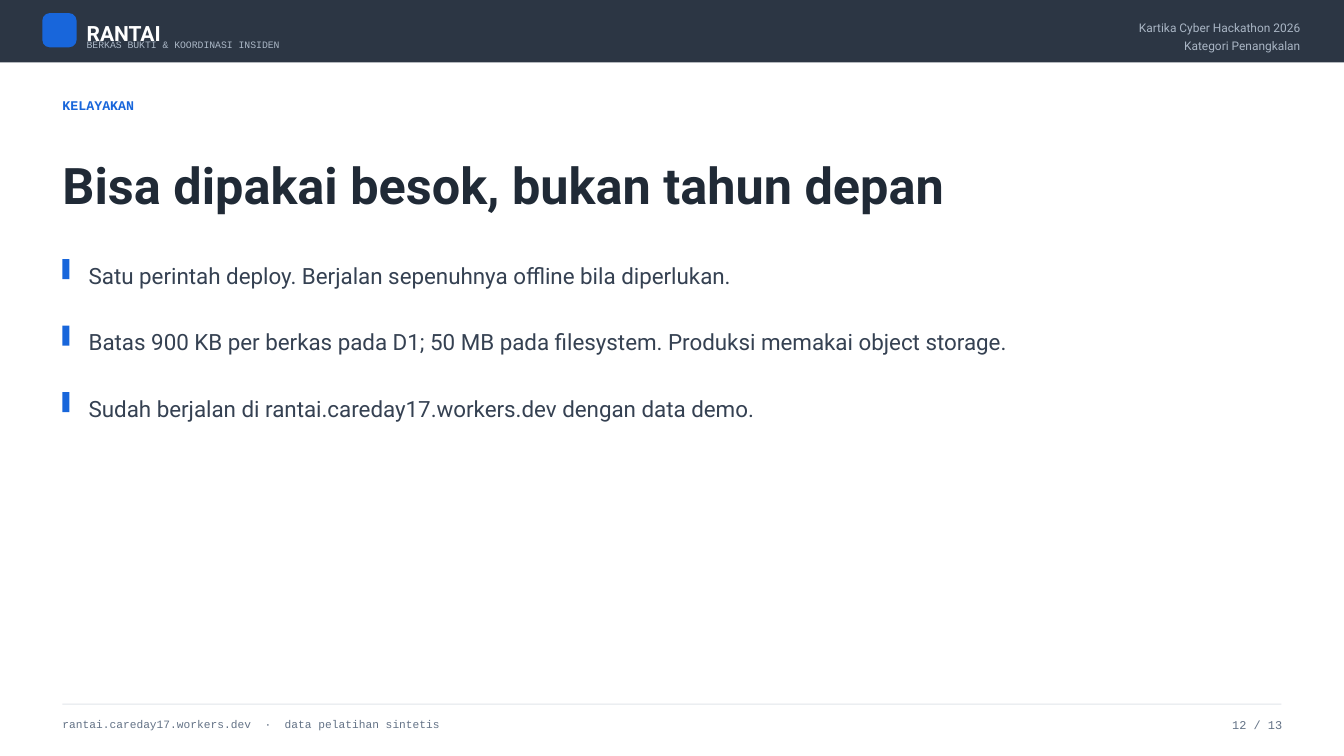
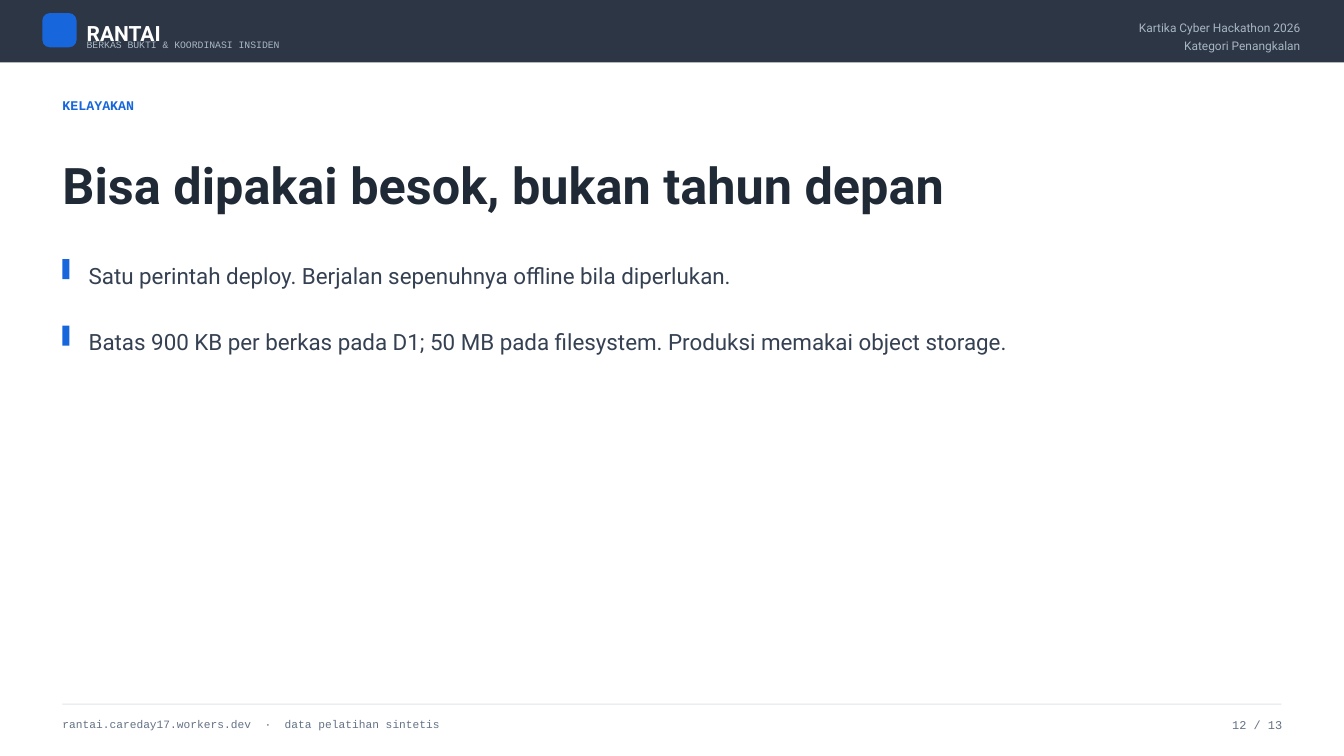
Before and after one commit to symful/kartika-cyber-hackathon-2026, a slide deck: slide 12 of docs/rantai-slides.pptx. Drawn at 1344x756 pixels with LibreOffice and Linux fonts; fonts in the diff are those of the drawing. Boxes give left, top, right and bottom in pixels: in the first picture for what was removed or moved away, otherwise in the second. Text is boxed around its words. In the diff, an @@ line names an element or a change of style, - is before the commit and + after.

```diff
--- a/docs/rantai-slides.pptx
+++ b/docs/rantai-slides.pptx
@@ rectangle removed at bbox=[63, 392, 70, 412] @@
@@ text removed at bbox=[89, 400, 754, 422] @@
-Sudah berjalan di rantai.careday17.workers.dev dengan data demo.
```
Also in this commit, not shown: 1 other slide changed, 5 other files.
